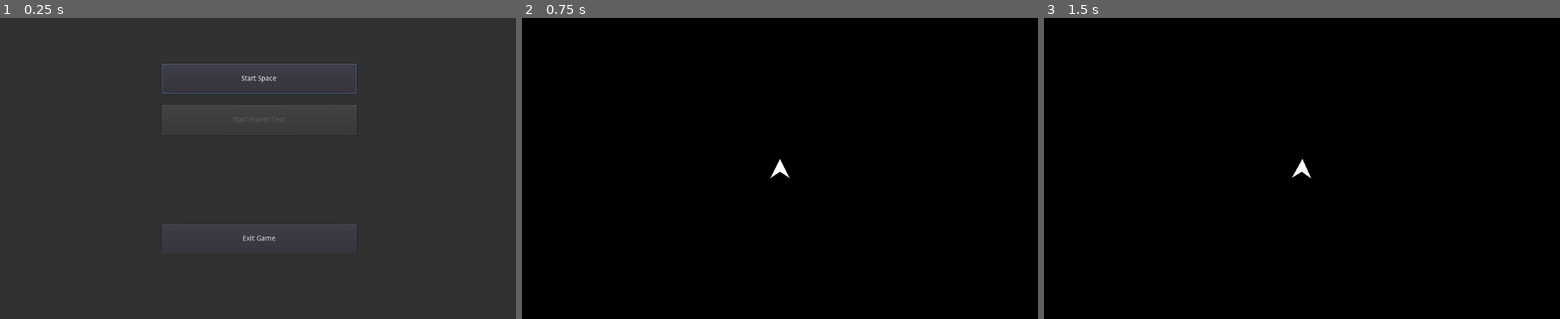
Above: before the commit, frames 1-3 (left to right).
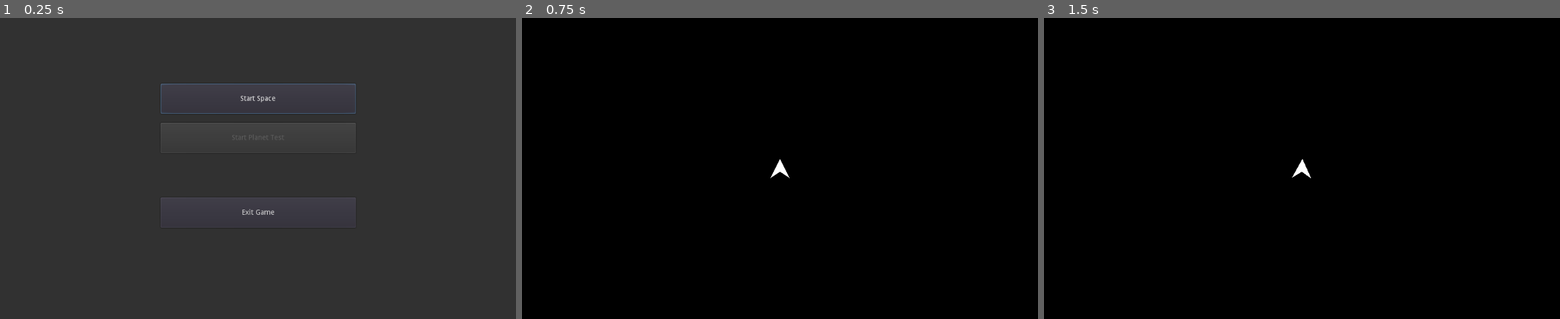
Above: after the commit, the same moments.

Repository: CallMeGenevieve/Starbounce
Game: Godot game, scene res://scenes/MainMenu/MainMenu.tscn
Two runs of this game, one before a commit and one after it. Both use one fixed random seed, a clock stepped at 60 frames per second and the inputs below.
Inputs:
- Up to frame 1 (0.25 s): no input
- Up to frame 2 (0.75 s): click "Start Space" at 0.5 s
- Up to frame 3 (1.5 s): tap Enter at 1.25 s; hold Right (turn_ship_right) from 1.28 s (still down); hold Down (break_ship) from 1.28 s (still down)

The runs differ from the first frame. In frame 1, 1.6% of the frame differs, in the area x 31-70%, y 15-78%; in frame 2, nothing differs; in frame 3, nothing differs.

Commit message:
Update Main Menu

Diff:
--- /dev/null
+++ b/scenes/MainMenu/MainMenu.gd
@@ -0,0 +1,16 @@
+extends Node2D
+
+
+# Declare member variables here. Examples:
+# var a = 2
+var window_size = Vector2()
+
+
+# Called when the node enters the scene tree for the first time.
+func _ready():
+	self.window_size = Vector2(ProjectSettings.get_setting("display/window/size/width"), ProjectSettings.get_setting("display/window/size/width"))
+
+
+# Called every frame. 'delta' is the elapsed time since the previous frame.
+#func _process(delta):
+#	pass
--- a/scenes/MainMenu/MainMenu.tscn
+++ b/scenes/MainMenu/MainMenu.tscn
@@ -1,24 +1,28 @@
-[gd_scene load_steps=4 format=2]
+[gd_scene load_steps=5 format=2]
 
 [ext_resource path="res://scenes/MainMenu/StartSpace.gd" type="Script" id=1]
 [ext_resource path="res://scenes/MainMenu/ExitGame.gd" type="Script" id=2]
 [ext_resource path="res://scenes/MainMenu/StartPlanet.gd" type="Script" id=3]
+[ext_resource path="res://scenes/MainMenu/MainMenu.gd" type="Script" id=4]
 
 [node name="MainMenu" type="Node2D"]
+script = ExtResource( 4 )
 
 [node name="ColorRect" type="ColorRect" parent="."]
-margin_right = 1055.0
-margin_bottom = 611.0
+margin_left = -2000.0
+margin_top = -2000.0
+margin_right = 2000.0
+margin_bottom = 2000.0
 color = Color( 0.196078, 0.196078, 0.196078, 1 )
 __meta__ = {
 "_edit_use_anchors_": false
 }
 
 [node name="StartSpace" type="Button" parent="."]
-margin_left = 321.0
-margin_top = 91.0
-margin_right = 708.0
-margin_bottom = 151.0
+margin_left = -193.472
+margin_top = -168.559
+margin_right = 193.528
+margin_bottom = -108.559
 text = "Start Space"
 script = ExtResource( 1 )
 __meta__ = {
@@ -27,10 +31,10 @@
 button_selected = false
 
 [node name="StartPlanet" type="Button" parent="."]
-margin_left = 321.0
-margin_top = 173.0
-margin_right = 708.0
-margin_bottom = 233.0
+margin_left = -193.472
+margin_top = -90.7087
+margin_right = 193.528
+margin_bottom = -30.7087
 disabled = true
 text = "Start Planet Test"
 script = ExtResource( 3 )
@@ -39,14 +43,17 @@
 }
 
 [node name="ExitGame" type="Button" parent="."]
-margin_left = 321.0
-margin_top = 409.769
-margin_right = 708.0
-margin_bottom = 469.769
+margin_left = -193.472
+margin_top = 58.1516
+margin_right = 193.528
+margin_bottom = 118.152
 text = "Exit Game"
 script = ExtResource( 2 )
 __meta__ = {
 "_edit_use_anchors_": false
 }
+
+[node name="Camera2D" type="Camera2D" parent="."]
+current = true
 [connection signal="pressed" from="StartSpace" to="StartSpace" method="_on_StartSpace_pressed"]
 [connection signal="pressed" from="ExitGame" to="ExitGame" method="_on_ExitGame_pressed"]
--- a/scenes/Space/Space.tscn
+++ b/scenes/Space/Space.tscn
@@ -13,7 +13,6 @@
 
 [node name="PauseMenu" type="Node2D" parent="."]
 pause_mode = 2
-visible = false
 script = ExtResource( 1 )
 
 [node name="PauseMenuBackground" type="ColorRect" parent="PauseMenu"]
